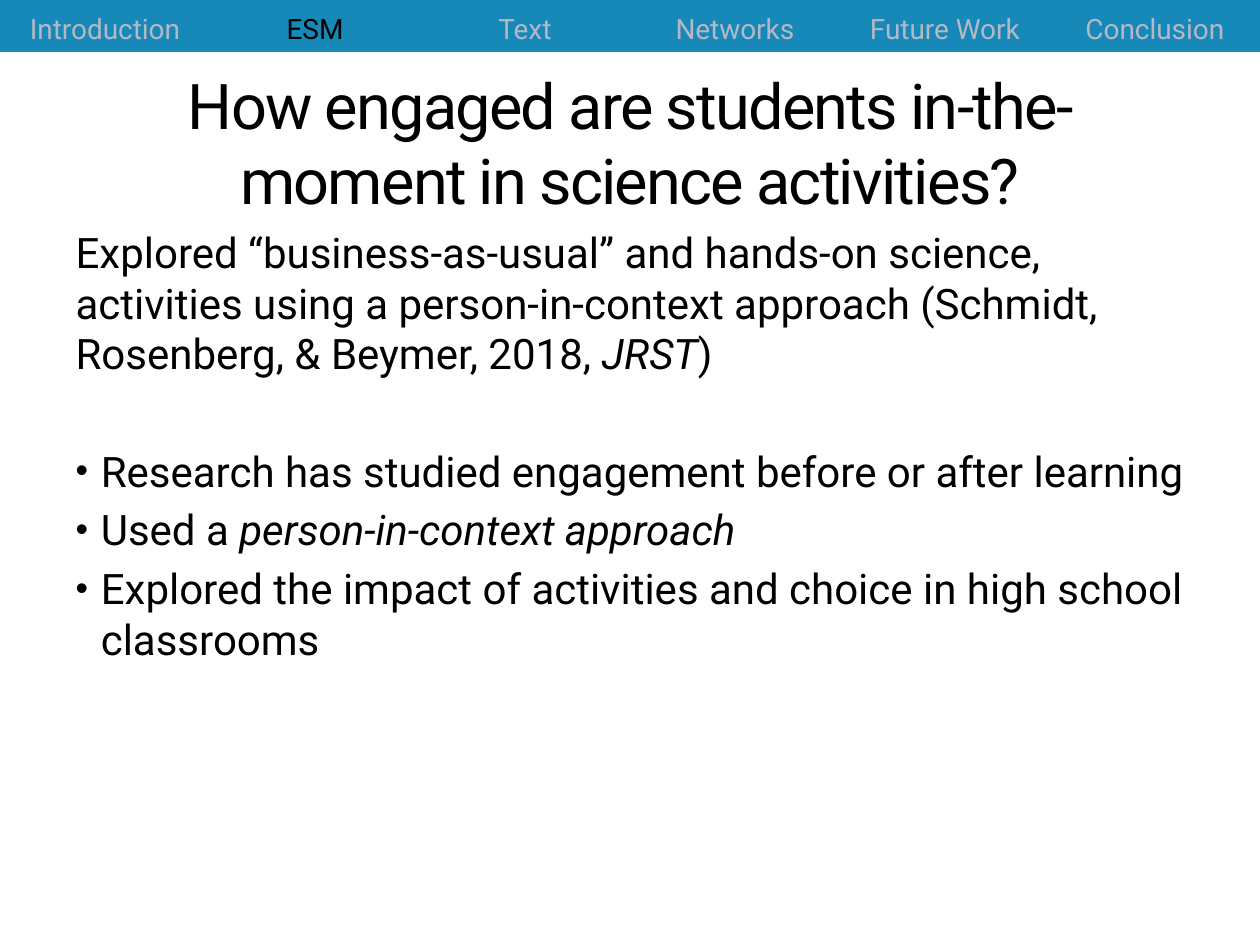
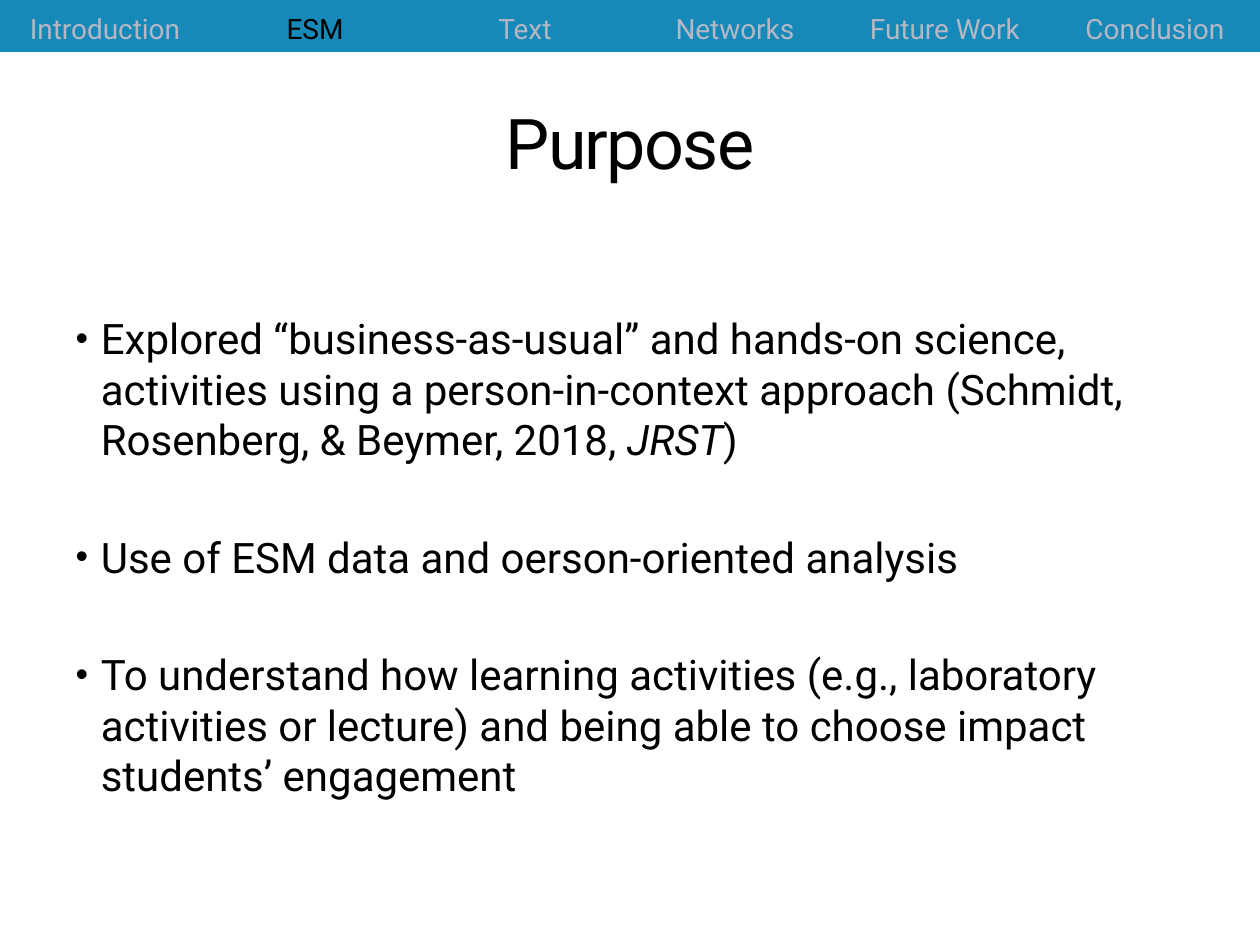
Before and after one commit to jrosen48/job-talk, a slide deck: slide 11 of 2018-1-16-Rosenberg-UT-Knoxville-talk.pptx (slide 10 before the commit). Drawn at 1260x945 pixels with LibreOffice and Linux fonts; fonts in the diff are those of the drawing. Boxes give left, top, right and bottom in pixels: in the first picture for what was removed or moved away, otherwise in the second. Text is boxed around its words. In the diff, an @@ line names an element or a change of style, - is before the commit and + after.

```diff
--- a/2018-1-16-Rosenberg-UT-Knoxville-talk.pptx
+++ b/2018-1-16-Rosenberg-UT-Knoxville-talk.pptx
@@ title at [506,119,754,184]: text changed; size 36 to 40 pt @@
-How engaged are students in-the-moment in science activities?
+Purpose
@@ text "Explored “business-as-usual” and hands-on science, ..." at [101,322,1123,800]: vertical alignment top to middle @@
@@ text at [101,322,1123,465]: bullet none to • @@
@@ text at [101,541,1096,800]: text changed @@
-• Research has studied engagement before or after learning
-• Used a person-in-context approach
-• Explored the impact of activities and choice in high school classrooms
+• Use of ESM data and oerson-oriented analysis
+• To understand how learning activities (e.g., laboratory activities or lecture) and being able to choose impact students’ engagement
```
Also in this commit, not shown: 13 other slides changed, 6 slides added, 1 slide removed, 4 other files.
